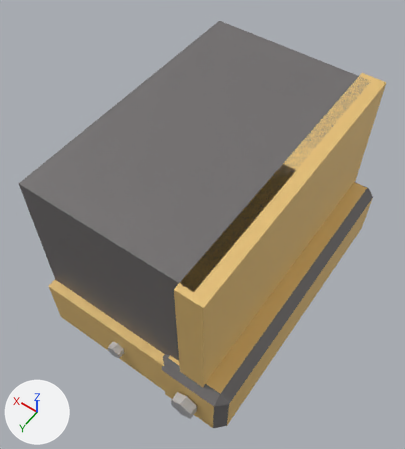
Renders of the FBX model Assets/_Project/Art/Models/Kit/CO_Tile_4.fbx from each side of a commit.
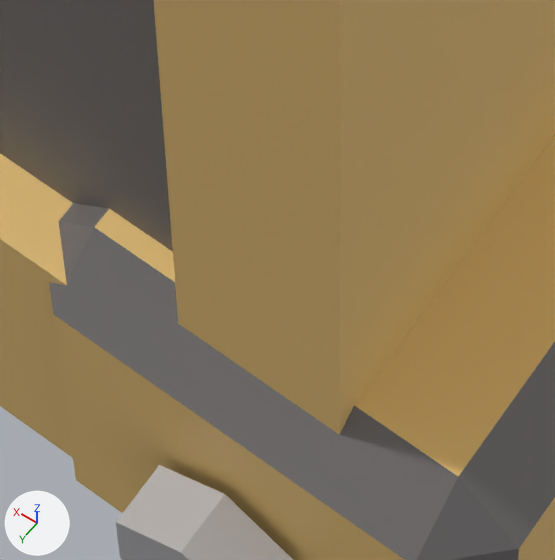
Old and new are each drawn whole from a 50 mm lens placed at (-0.388, 0.51, 1.61), pointed at (0.252, -0.385, 0.202) and again close up on the part from 38% to 58% of the width and 72% to 90% of the height. The lights are fixed; the arrows at lower left show +X, +Y and +Z. The first two pictures are the older version. Where no turn or scale is listed for an object, it has been applied to the vertices.

Names of what the first close-up shows: 'CO_Tile_4'.
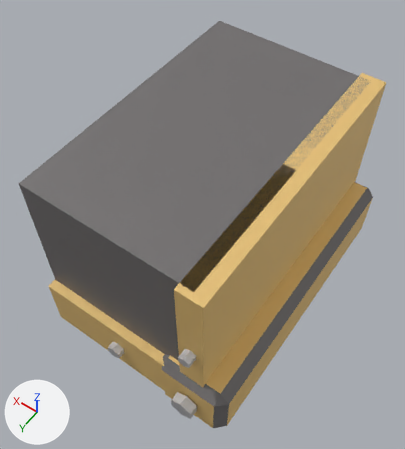
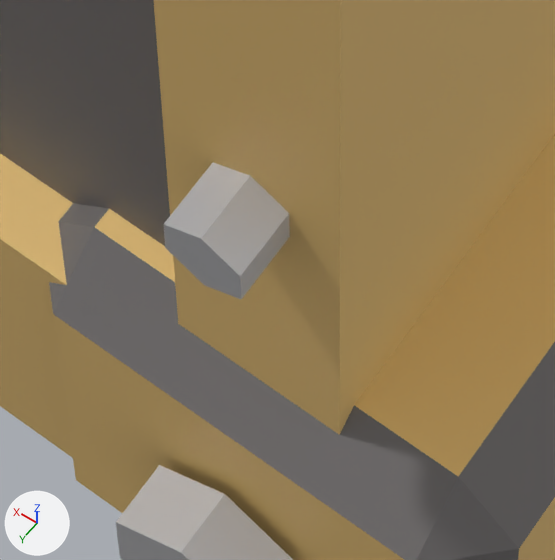
Pixel boxes [x1, y1, x2, y2] of what changed, in the close-ups (555 x 560 px):
part 1 of me_co_tile_4_001, added: after [163, 162, 290, 299]

What the commit changed:
me_co_tile_4_001 is used by ob_co_tile_4; location (0.0, 0.0, 0.0).
me_co_tile_4_001 had 72 vertices, 60 faces and spanned x -0.12..0.55, y -0.94..0.075, z -0.12..0.55.
me_co_tile_4_001 now has 84 vertices, 68 faces and spans x -0.12..0.55, y -0.94..0.075, z -0.12..0.55.
me_co_tile_4_001 part 1: a new loose piece, a 6-sided cylinder along y spanning x -0.017..0.017, y 0.02..0.05, z 0.255..0.295, in mat_metal_co (light grey #cbcbce).
